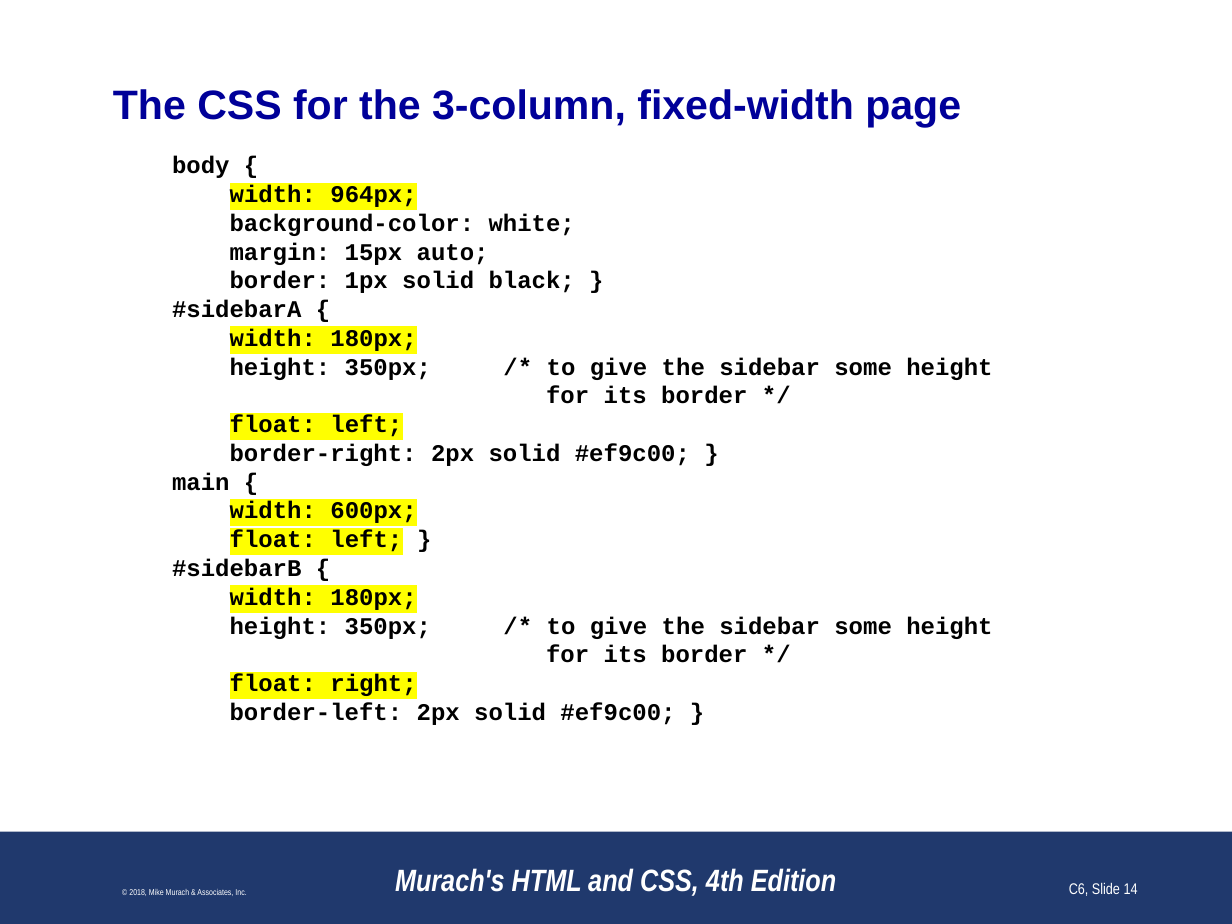
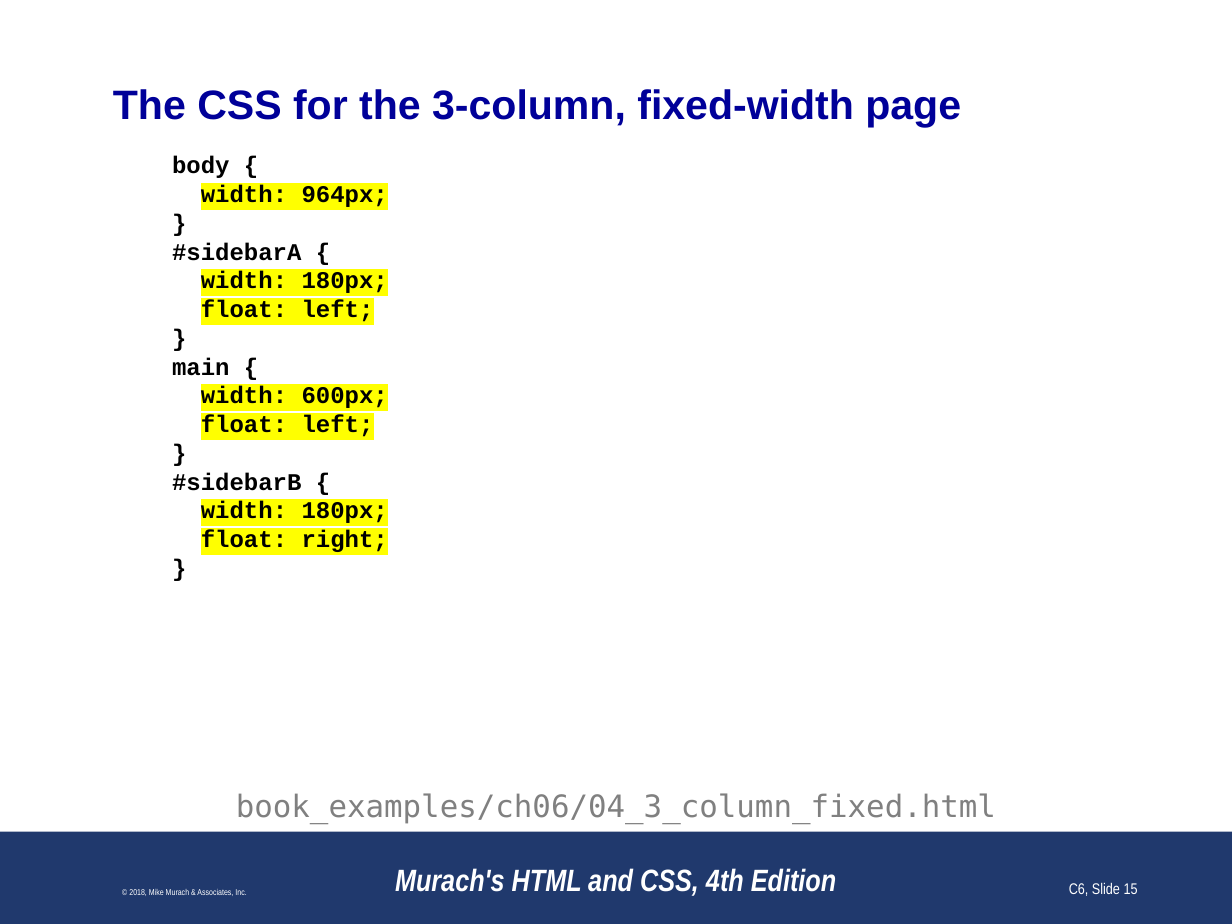
Before and after one commit to paulsmithkc/awd1000_base_lab_and_homework, a slide deck: slide 15 of murach_html_4e/slides/Chapter 6 slides (Revised).pptx (slide 14 before the commit). Drawn at 1232x924 pixels with LibreOffice and Linux fonts; fonts in the diff are those of the drawing; background and template pictures are left out. Boxes give left, top, right and bottom in pixels: in the first picture for what was removed or moved away, otherwise in the second. Text is boxed around its words. In the diff, an @@ line names an element or a change of style, - is before the commit and + after.

```diff
--- a/murach_html_4e/slides/Chapter 6 slides (Revised).pptx
+++ b/murach_html_4e/slides/Chapter 6 slides (Revised).pptx
@@ text at bbox=[230, 213, 575, 293]: text changed @@
-background-color: white;
-margin: 15px auto;
-border: 1px solid black; }
+}
@@ text at bbox=[230, 357, 992, 404]: paragraph removed @@
-height: 350px; /* to give the sidebar some height
-for its border */
@@ text at bbox=[201, 415, 374, 437]: text changed @@
-float: left; }
+float: left;
+}
@@ text at bbox=[230, 444, 690, 466]: text changed @@
-border-right: 2px solid #ef9c00; }
+}
@@ text at bbox=[230, 616, 992, 663]: paragraph removed @@
-height: 350px; /* to give the sidebar some height
-for its border */
@@ text at bbox=[230, 702, 675, 725]: text changed @@
-border-left: 2px solid #ef9c00; }
+}
@@ text added at bbox=[236, 793, 996, 824], 18 pt, text #808080 @@
+book_examples/ch06/04_3_column_fixed.html
@@ page number at bbox=[1069, 883, 1138, 896]: text changed @@
-C6, Slide 14
+C6, Slide 15
```
Also in this commit, not shown: 26 other slides changed, 1 slide added, 3 slides removed.
